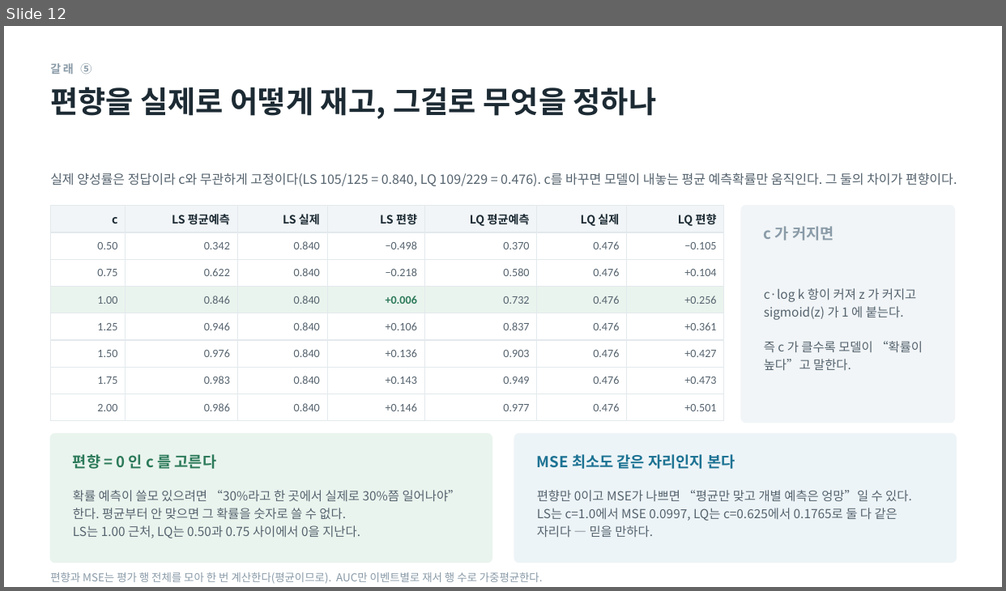
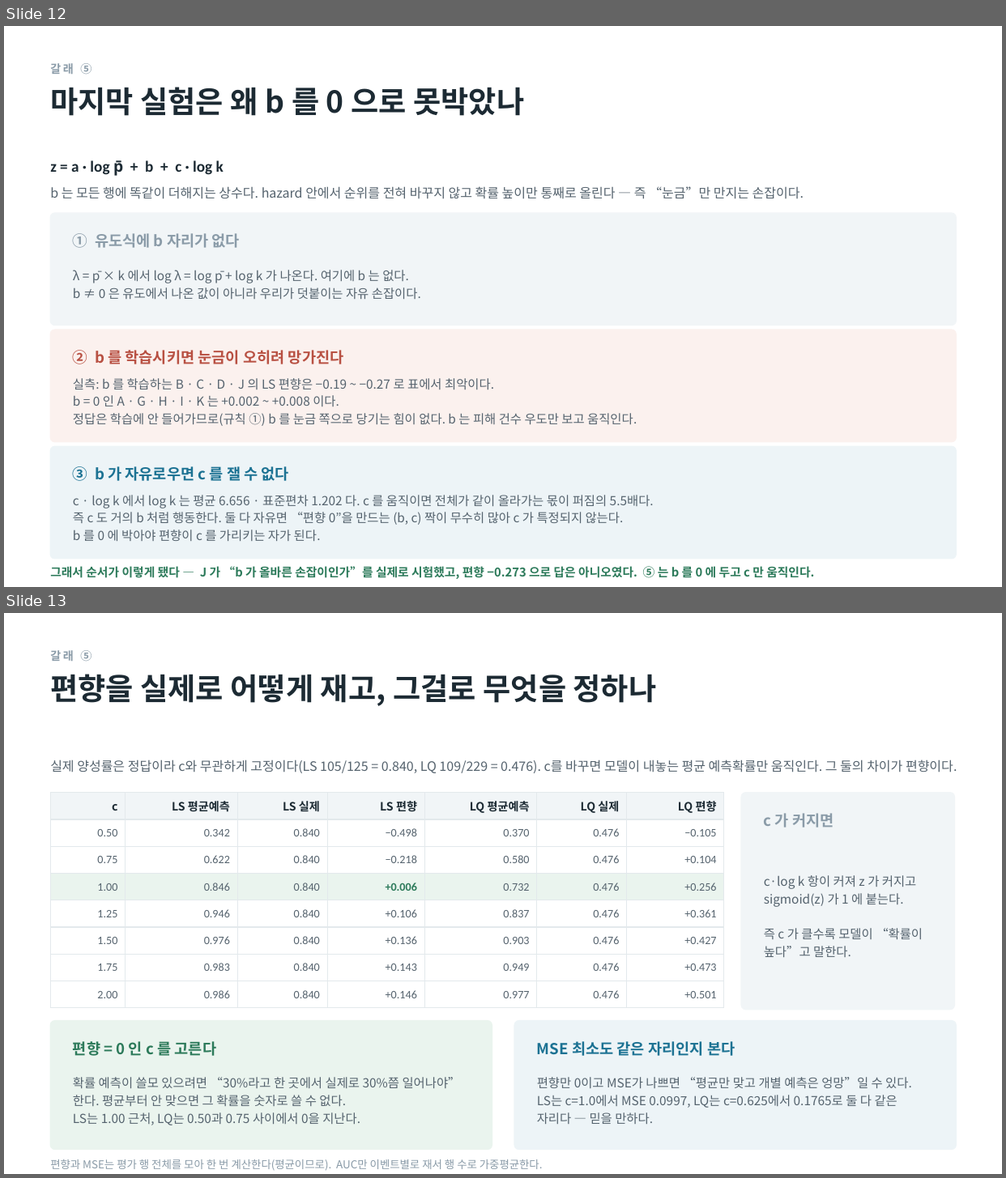
Before and after one commit to minji1217/pilotA-minji, a slide deck: docs/후속실험3_발표.pptx. Shown one above the other, each under a label of ours: slide 12 before the commit, slides 12 and 13 after it. The pictures are 1006x591 and 1006x1178 pixels, drawn with LibreOffice and Linux fonts; fonts in the diff are those of the drawing. Boxes give left, top, right and bottom in pixels: in the first picture for what was removed or moved away, otherwise in the second. Text is boxed around its words. In the diff, an @@ line names an element or a change of style, - is before the commit and + after.

```diff
--- a/docs/후속실험3_발표.pptx
+++ b/docs/후속실험3_발표.pptx
@@ slide 12 added at [4, 26, 1002, 587], background #FFFFFF @@
@@ text added at [50, 63, 91, 74], 11 pt, text #8A9BA8, bold @@
+갈래 ⑤
@@ text added at [50, 87, 524, 116], 29 pt, text #1C2A33, bold @@
+마지막 실험은 왜 b 를 0 으로 못박았나
@@ text added at [50, 157, 224, 177], 15 pt, text #1C2A33, bold @@
+z = a · log p̄ + b + c · log k
@@ text added at [50, 186, 803, 199], 12.5 pt, text #55636E @@
+b 는 모든 행에 똑같이 더해지는 상수다. hazard 안에서 순위를 전혀 바꾸지 않고 확률 높이만 통째로 올린다 — 즉 “눈금”만 만지는 손잡이다.
@@ rounded rectangle added at [50, 213, 957, 326], fill #F1F5F7, outline #F1F5F7 1 pt @@
@@ text added at [73, 233, 240, 248], 14.5 pt, text #8A9BA8, bold @@
+① 유도식에 b 자리가 없다
@@ text added at [73, 270, 421, 299], 12 pt, text #55636E @@
+λ = p̄ × k 에서 log λ = log p̄ + log k 가 나온다. 여기에 b 는 없다.
+b ≠ 0 은 유도에서 나온 값이 아니라 우리가 덧붙이는 자유 손잡이다.
@@ rounded rectangle added at [50, 330, 957, 442], fill #FBF1EE, outline #FBF1EE 1 pt @@
@@ text added at [73, 350, 344, 365], 14.5 pt, text #B85042, bold @@
+② b 를 학습시키면 눈금이 오히려 망가진다
@@ text added at [73, 378, 637, 426], 12 pt, text #55636E @@
+실측: b 를 학습하는 B · C · D · J 의 LS 편향은 −0.19 ~ −0.27 로 표에서 최악이다.
+b = 0 인 A · G · H · I · K 는 +0.002 ~ +0.008 이다.
+정답은 학습에 안 들어가므로(규칙 ①) b 를 눈금 쪽으로 당기는 힘이 없다. b 는 피해 건수 우도만 보고 움직인다.
@@ rounded rectangle added at [50, 446, 957, 559], fill #EDF4F7, outline #EDF4F7 1 pt @@
@@ text added at [73, 464, 289, 484], 14.5 pt, text #1C7293, bold @@
+③ b 가 자유로우면 c 를 잴 수 없다
@@ text added at [73, 495, 654, 541], 12 pt, text #55636E @@
+c · log k 에서 log k 는 평균 6.656 · 표준편차 1.202 다. c 를 움직이면 전체가 같이 올라가는 몫이 퍼짐의 5.5배다.
+즉 c 도 거의 b 처럼 행동한다. 둘 다 자유면 “편향 0”을 만드는 (b, c) 짝이 무수히 많아 c 가 특정되지 않는다.
+b 를 0 에 박아야 편향이 c 를 가리키는 자가 된다.
@@ text added at [50, 565, 814, 580], 11.5 pt, text #2C7A5A, bold @@
+그래서 순서가 이렇게 됐다 — J 가 “b 가 올바른 손잡이인가”를 실제로 시험했고, 편향 −0.273 으로 답은 아니오였다. ⑤ 는 b 를 0 에 두고 c 만 움직인다.
@@ what was slide 12 is now slide 13 @@
```
Also in this commit, not shown: 7 slides changed, 1 other slide added, 5 other files.
